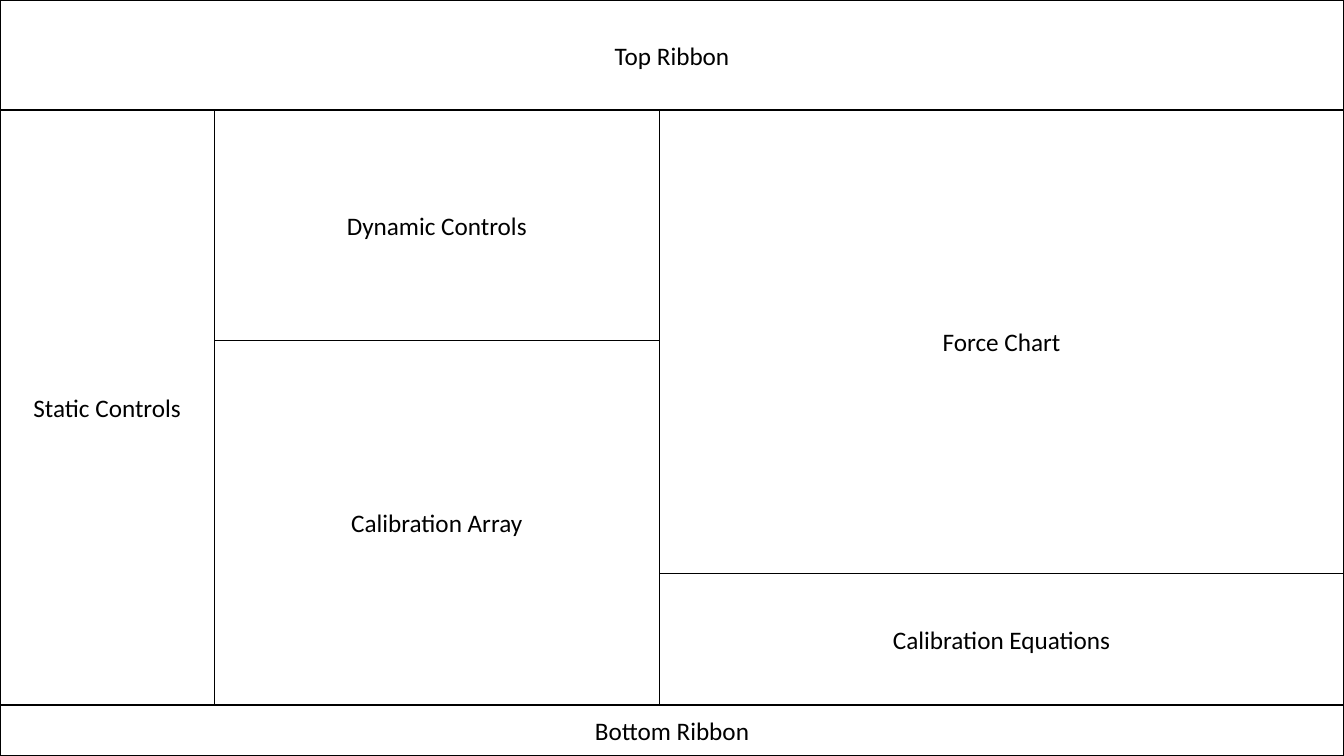
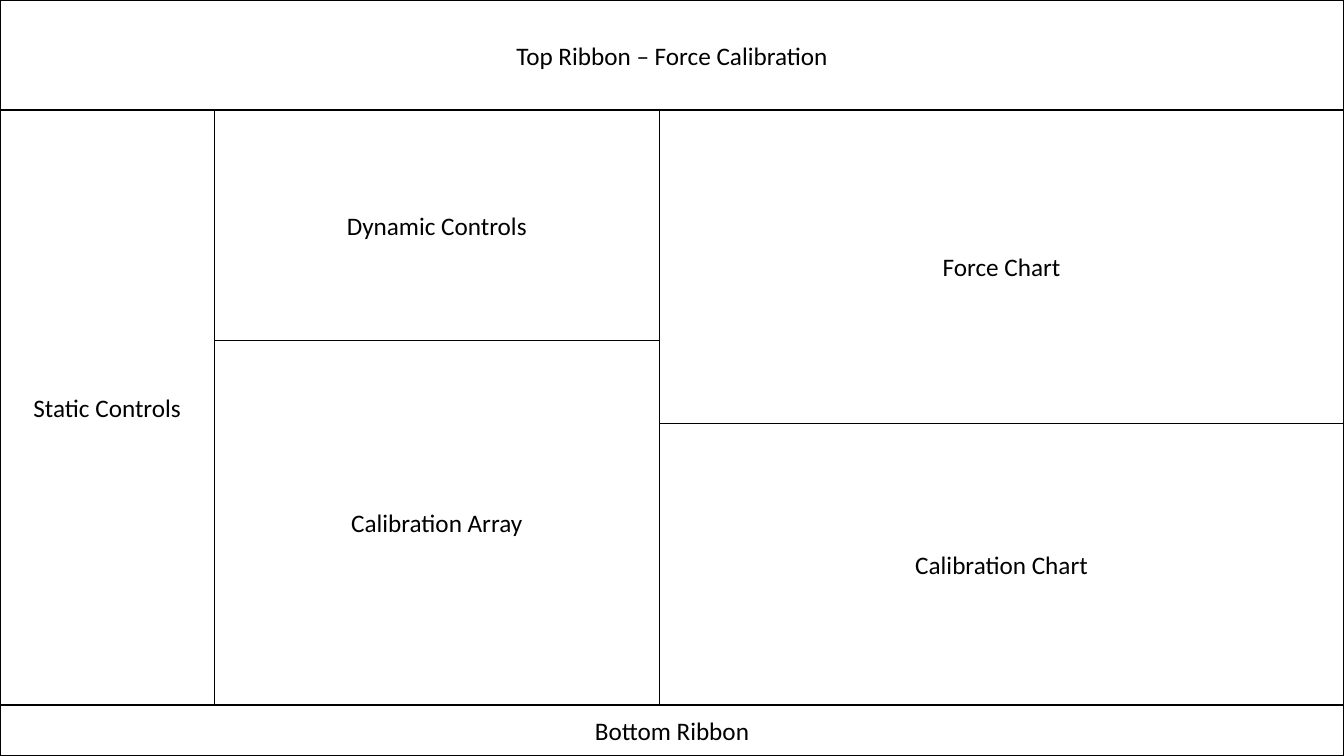
Before and after one commit to jharwerth56/Inflation-Apparatus, a slide deck: slide 2 of dsgn/GUI.pptx. Drawn at 1344x756 pixels with LibreOffice and Linux fonts; fonts in the diff are those of the drawing. Boxes give left, top, right and bottom in pixels: in the first picture for what was removed or moved away, otherwise in the second. Text is boxed around its words. In the diff, an @@ line names an element or a change of style, - is before the commit and + after.

```diff
--- a/dsgn/GUI.pptx
+++ b/dsgn/GUI.pptx
@@ text in rectangle at (516,47,828,69): text changed @@
-Top Ribbon
+Top Ribbon – Force Calibration
@@ rectangle "Force Chart": place and size @@
-rectangle "Force Chart" at (659,110,1344,574)
+rectangle "Force Chart" at (659,110,1344,423)
@@ rectangle "Calibration Chart": place and size @@
-rectangle "Calibration Chart" at (659,574,1344,705)
+rectangle "Calibration Chart" at (659,423,1344,705)
@@ text in rectangle at (915,556,1088,574): text changed @@
-Calibration Equations
+Calibration Chart
```
Also in this commit, not shown: 3 other slides changed, 7 other files.
